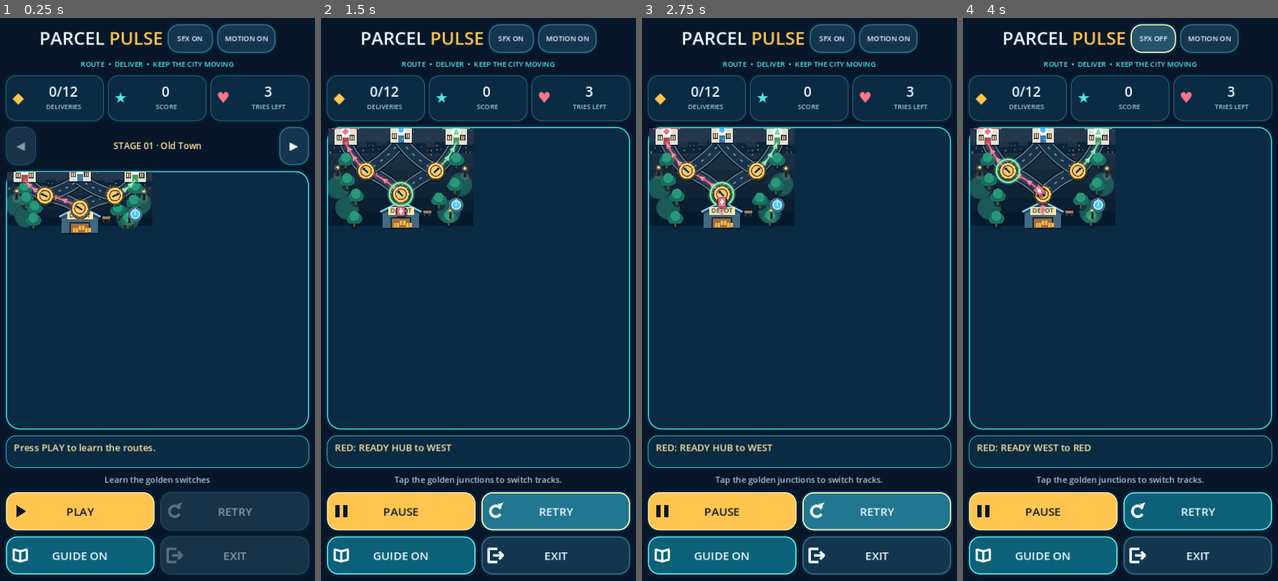
Above: before the commit, frames 1-4 (left to right).
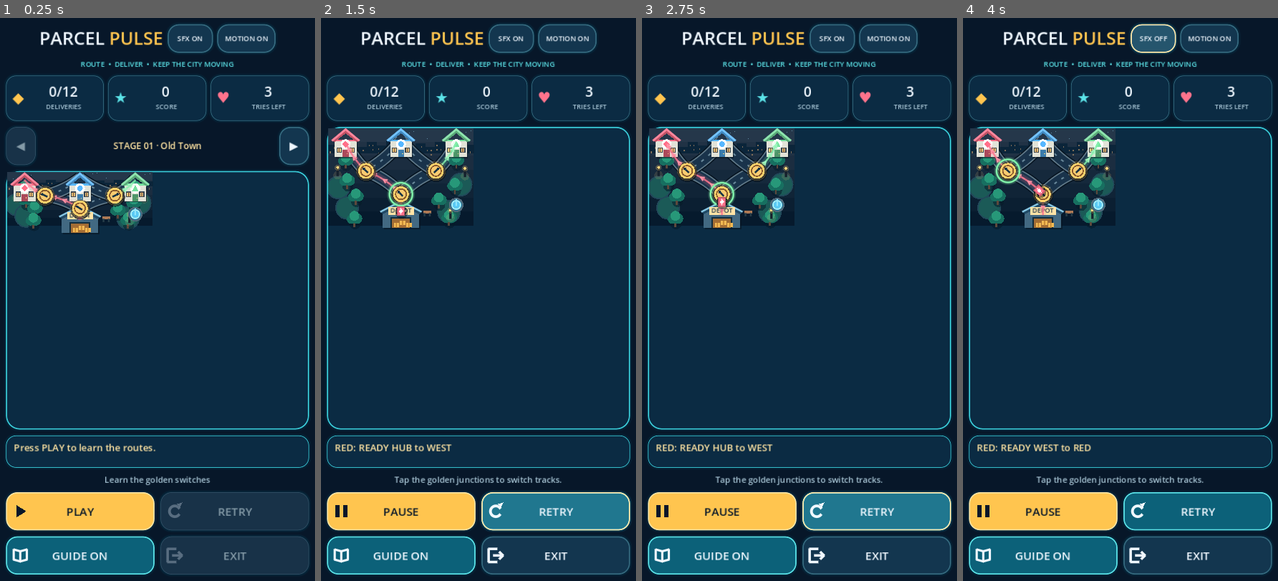
Above: after the commit, the same moments.

Repository: gauravprajapat-23/Parcel-pulse
Game: Godot game, scene res://scenes/game_screen.tscn
Two runs of this game, one before a commit and one after it. Both use one fixed random seed, a clock stepped at 60 frames per second and the inputs below.
Inputs:
- Up to frame 1 (0.25 s): no input
- Up to frame 2 (1.5 s): click "PLAY" at 0.5 s; click "RETRY" at 1.25 s
- Up to frame 3 (2.75 s): click "RETRY" at 2 s
- Up to frame 4 (4 s): click "RETRY" at 2.75 s; click "SFX ON" at 3.5 s

The runs differ from the first frame. In frame 1, 1.0% of the frame differs, in the area x 3-48%, y 27-33%; in frame 2, 1.0%; in frame 3, 1.0%; in frame 4, 1.0%.

Commit message:
fix(levels): keep destination house roofs visible on compact boards

Diff:
--- a/scripts/ui/city_board_art.gd
+++ b/scripts/ui/city_board_art.gd
@@ -153,6 +153,8 @@
 func _draw_house(node_id: String, accent: Color) -> void:
 	var s: float = _scale()
 	var center: Vector2 = CityBoardGeometry.node_point(node_id, size, board) + Vector2(0, -21) * s
+	# Keep the roof (57*s above center) inside the clip area on short phones.
+	center.y = maxf(center.y, 61.0 * s)
 	var half_width: float = 33.0 * s
 	var top: float = center.y - 26.0 * s
 	var front: Rect2 = Rect2(
